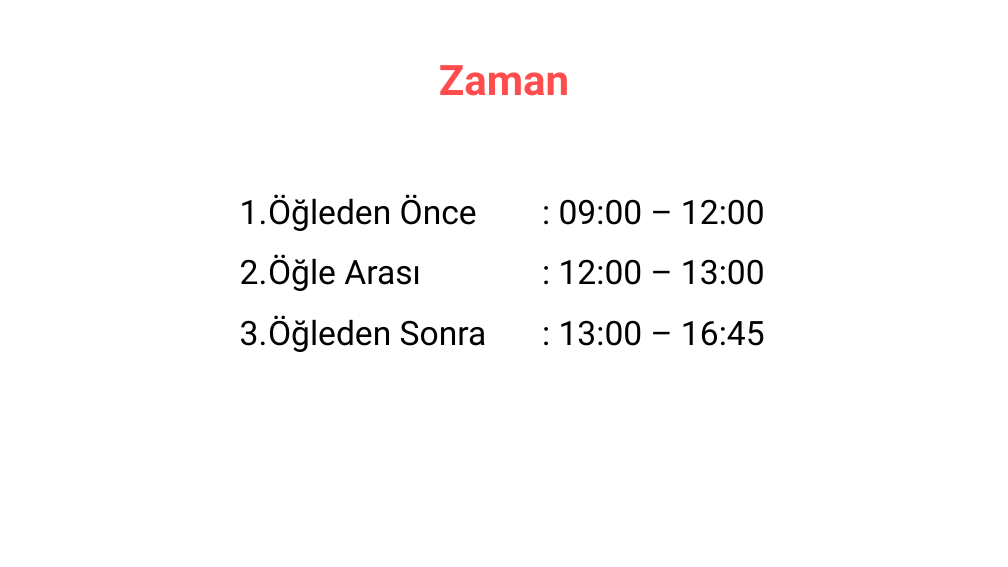
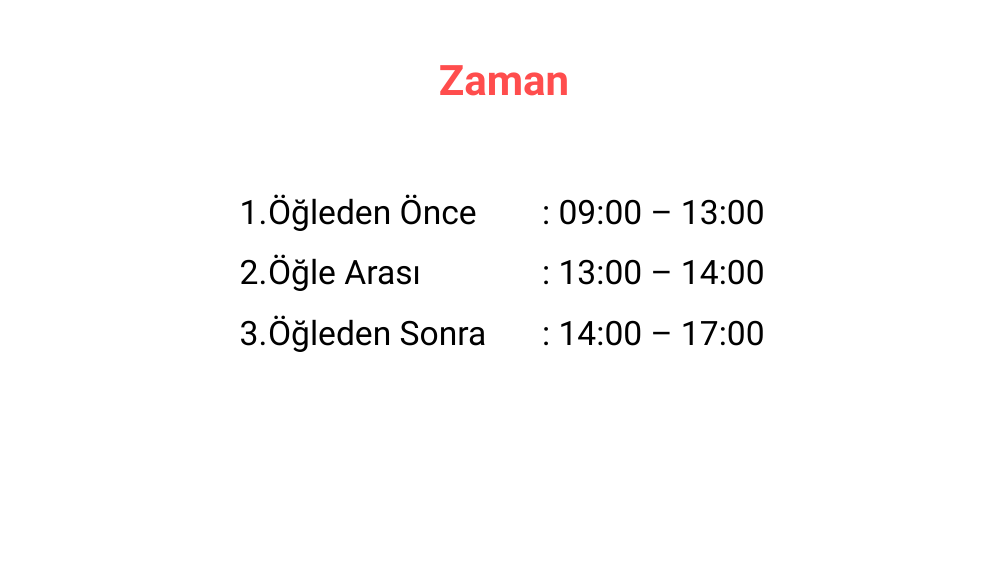
Before and after one commit to erkansirin78/machine-learning-with-python, a slide deck: slide 6 of opening_remarks.pptx. Drawn at 1008x567 pixels with LibreOffice and Linux fonts; fonts in the diff are those of the drawing. Boxes give left, top, right and bottom in pixels: in the first picture for what was removed or moved away, otherwise in the second. Text is boxed around its words. In the diff, an @@ line names an element or a change of style, - is before the commit and + after.

```diff
--- a/opening_remarks.pptx
+++ b/opening_remarks.pptx
@@ text at bbox=[240, 194, 765, 352]: text changed @@
-1. Öğleden Önce : 09:00 – 12:00
-2. Öğle Arası : 12:00 – 13:00
-3. Öğleden Sonra : 13:00 – 16:45
+1. Öğleden Önce : 09:00 – 13:00
+2. Öğle Arası : 13:00 – 14:00
+3. Öğleden Sonra : 14:00 – 17:00
```
Also in this commit, not shown: 1 other file.
